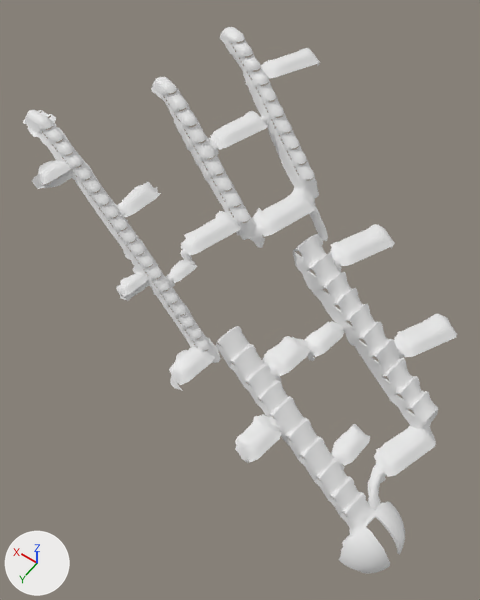
The glTF model Models/Locations/glTF-Locations-Exports/GalleriesOuterSurface.glb, before and after one commit.
Both versions are drawn from a 50 mm lens placed at (-80.0, 156.0, 185.0), pointed at (12.0, 27.0, -18.0). The lights are fixed; the arrows at lower left show +X, +Y and +Z.

The scene before the commit, as lines of its bpy script (objects in view):
```python
me_cube_009 = bpy.data.meshes.new('Cube.009')
me_cube_009.from_pydata(...)  # 6377 vertices, 11741 faces; spans x -82.7..6.8, y -31.4..73.6, z -71.4..0.4
me_lola_polystrips_013 = bpy.data.meshes.new('LOLA_polystrips.013')
me_lola_polystrips_013.from_pydata(...)  # 9540 vertices, 16550 faces; spans x -72.5..13.7, y -17.5..26.4, z -65.9..2.1
me_sphere_039 = bpy.data.meshes.new('Sphere.039')
me_sphere_039.from_pydata(...)  # 7067 vertices, 12327 faces; spans x -62.4..10.8, y -58.2..37.5, z -49.1..6.8
ob_overlayfirstgallery = bpy.data.objects.new('OverlayFirstGallery', me_lola_polystrips_013)
ob_overlayfirstgallery.location = (74.7, 46.7, 48.0)
ob_overlaylowergalleries = bpy.data.objects.new('OverlayLowerGalleries', me_cube_009)
ob_overlaylowergalleries.location = (0.0, 0.0, 0.1)
ob_overlayuppergallery = bpy.data.objects.new('OverlayUpperGallery', me_sphere_039)
ob_overlayuppergallery.location = (59.1, 2.6, 42.8)
```
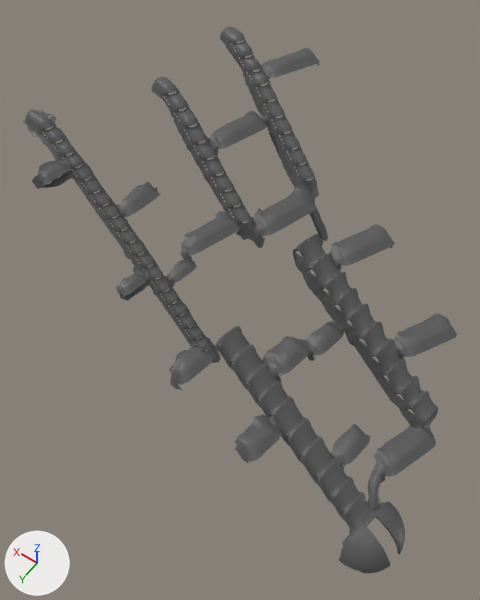
The change, as a diff of the scene's bpy script:
```diff
--- a/Models/Locations/glTF-Locations-Exports/GalleriesOuterSurface.glb.py
+++ b/Models/Locations/glTF-Locations-Exports/GalleriesOuterSurface.glb.py
@@ mat_regoltihfused_temp @@
+mat_regoltihfused_temp = principled_material('RegoltihFused-temp')
+mat_regoltihfused_temp.base_color = (0.0985, 0.0985, 0.0985)  # dark grey #585858
@@ me_cube_009 @@
 me_cube_009.from_pydata(...)  # 6377 vertices, 11741 faces; spans x -82.7..6.8, y -31.4..73.6, z -71.4..0.4
+me_cube_009.materials.append(mat_regoltihfused_temp)  # dark grey #585858
@@ me_lola_polystrips_013 @@
 me_lola_polystrips_013.from_pydata(...)  # 9540 vertices, 16550 faces; spans x -72.5..13.7, y -17.5..26.4, z -65.9..2.1
+me_lola_polystrips_013.materials.append(mat_regoltihfused_temp)  # dark grey #585858
@@ me_sphere_039 @@
 me_sphere_039.from_pydata(...)  # 7067 vertices, 12327 faces; spans x -62.4..10.8, y -58.2..37.5, z -49.1..6.8
+me_sphere_039.materials.append(mat_regoltihfused_temp)  # dark grey #585858
```

Boxes [x1, y1, x2, y2] around the edits, measured in the pictures (480 x 600 px):
'OverlayLowerGalleries', recoloured (white to grey): [216, 224, 457, 573] in both
'OverlayUpperGallery', recoloured (white to grey): [151, 27, 328, 261] in both
'OverlayFirstGallery', recoloured (white to grey): [23, 110, 221, 391] in both
